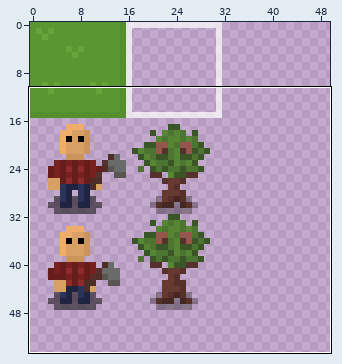
Two versions of one pixel-art file, WGJ138/Content/Textures.aseprite. Above, an overview of the earlier version with the close-up marked.
Close-up. As it was:
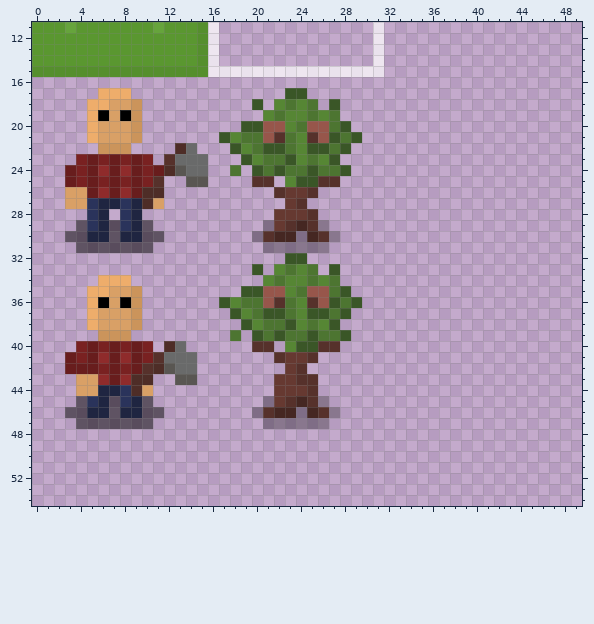
128x128 pixels, 1 frame. Colours within 5 levels of each other are drawn and written as one. Shown: x 0..49, y 11..54. The wide view leaves out empty margins.
New version:
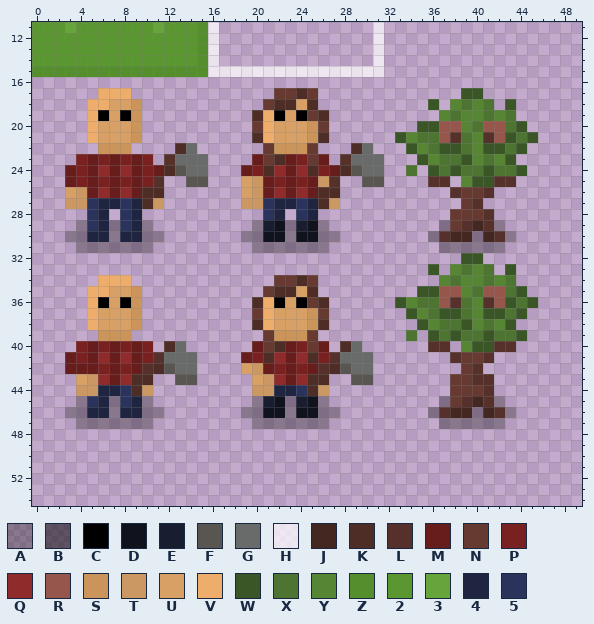
Palette (. is transparent): A #0000004d  B #00000083  C #000000  D #10121e  E #191d30  F #595652  G #696a6a  H #ffffffb5  J #452722  K #4e2d27  L #56312b  M #681d1d  N #663931  P #792121  Q #8f2b2b  R #97564b  S #cb945b  T #cb9864  U #d9a066  V #eead6b  W #3a5627  X #4d7531  Y #568634  Z #558f2d  2 #5a9730  3 #66a43c  4 #1f2541  5 #2a335b
The exact change:
y 17: x 22..25 .WW. -> NNKN; x 39..40 .. -> WW
y 18: x 20..25 W.YXYX -> .NKKUK; x 27 W -> .; x 36 . -> W; x 38..41 .... -> YXYX; x 43 . -> W
y 19: x 20..27 .YXYYXYX -> KVCUCNK.; x 37..43 ....... -> YXYYXYX
y 20: x 19..28 WWRRYXRRXW -> .NVUUUSN..; x 35..44 .......... -> WWRRYXRRXW
y 21: x 17..29 WYXXRLXYLRWXW -> ...KVUUUSK...; x 33..45 ............. -> WYXXRLXYLRWXW
y 22: x 18..30 WYXWWXYWWXW.. -> ...NSSSN...KG; x 34..44 ........... -> WYXWWXYWWXW
y 23: x 19..31 WYXXWYXYW.... -> .MNKMPNM.LGGG; x 35..43 ......... -> WYXXWYXYW
y 24: x 18..31 X.WXWXXWXXW... -> .MPKQMQKPMKFGG; x 34 . -> X; x 36..44 ......... -> WXWXXWXXW
y 25: x 19..26 .LL.YWWL -> UTMPMPMT; x 30..31 .. -> FF; x 36..37 .. -> LL; x 39..43 ..... -> YWWLL
y 26: x 4 U -> T; x 19..27 ...LNNL.. -> UTMQMQMKK; x 38..41 .... -> LNNL
y 27: x 3..4 UU -> TT; x 11 U -> T; x 19..27 ....NL... -> TT54454KT; x 39..40 .. -> NL
y 28: x 21..25 .NNNL -> 54.54; x 38..41 .... -> NNNL
y 29: x 4 B -> A; x 7 B -> A; x 10 B -> A; x 20..25 .ANLJL -> AEDAED; x 37..42 ...... -> ANLJLA
y 30: x 3..4 BB -> AA; x 7 B -> A; x 10..11 BB -> AA; x 19 . -> A; x 21..26 LJJAJL -> DDADDA; x 36..43 ........ -> ALJJAJLA
y 31: x 4..10 BBBBBBB -> AAAAAAA; x 20 . -> A; x 37..42 ...... -> AAAAAA
y 32: x 23..24 WW -> ..; x 39..40 .. -> WW
y 33: x 20 W -> .; x 22..25 YXYX -> ....; x 27 W -> .; x 36 . -> W; x 38..41 .... -> YXYX; x 43 . -> W
y 34: x 21..27 YXYYXYX -> .NNKN..; x 37..43 ....... -> YXYYXYX
y 35: x 19..28 WWRRYXRRXW -> ..NKKUK...; x 35..44 .......... -> WWRRYXRRXW
y 36: x 17..29 WYXXRLXYLRWXW -> ...KVCUCNK...; x 33..45 ............. -> WYXXRLXYLRWXW
y 37: x 18..28 WYXWWXYWWXW -> ..NVUUUSN..; x 34..44 ........... -> WYXWWXYWWXW
y 38: x 19..27 WYXXWYXYW -> .KVUUUSK.; x 35..43 ......... -> WYXXWYXYW
y 39: x 18 X -> .; x 20..28 WXWXXWXXW -> .NSSSN...; x 34 . -> X; x 36..44 ......... -> WXWXXWXXW
y 40: x 20..29 LL.YWWLL.. -> MNKMPNM.KG; x 36..37 .. -> LL; x 39..43 ..... -> YWWLL
y 41: x 19..30 ...LNNL..... -> MPKQMQKPLGGG; x 38..41 .... -> LNNL
y 42: x 19..30 ....NL...... -> UTMPMPMLKFGG; x 39..40 .. -> NL
y 43: x 5 U -> T; x 20..26 ..NNLL. -> UTQMQKK; x 29..30 .. -> FF; x 38..41 .... -> NNLL
y 44: x 4..5 UU -> TT; x 10 U -> T; x 20..26 ..NNNL. -> TT445KT; x 38..41 .... -> NNNL
y 45: x 4 B -> A; x 7 B -> A; x 10 B -> A; x 20..25 .ANLJL -> AEDAED; x 37..42 ...... -> ANLJLA
y 46: x 3..4 BB -> AA; x 7 B -> A; x 10..11 BB -> AA; x 19 . -> A; x 21..26 LJJAJL -> DDADDA; x 36..43 ........ -> ALJJAJLA
y 47: x 4..10 BBBBBBB -> AAAAAAA; x 20 . -> A; x 37..42 ...... -> AAAAAA
Boxes around the changes in both close-ups, in picture pixels (x1, y1, x2, y2):
changed: (219, 88, 538, 429)
changed: (65, 187, 164, 253)
changed: (65, 374, 164, 429)
